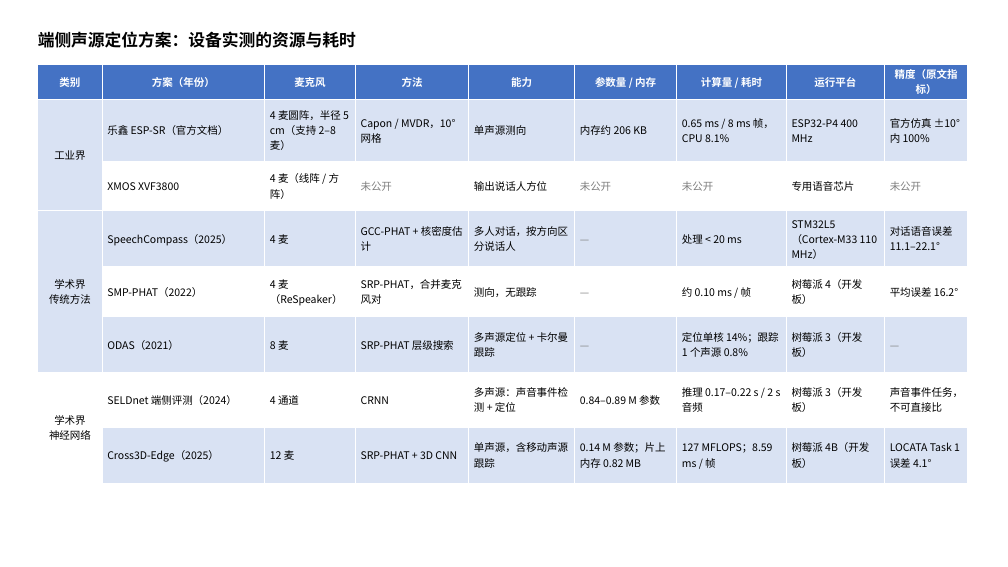
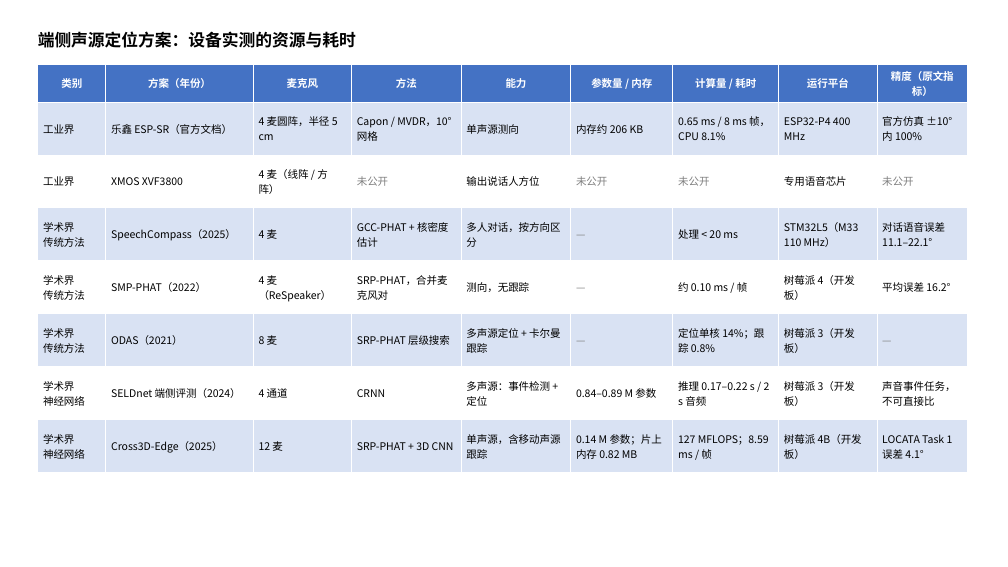
Before and after one commit to ZeroFoxxi/ssl-scene1, a slide deck: slide 2 of 竞品补充页_精简版.pptx. Drawn at 1008x567 pixels with LibreOffice and Linux fonts; fonts in the diff are those of the drawing. Boxes give left, top, right and bottom in pixels: in the first picture for what was removed or moved away, otherwise in the second. Text is boxed around its words. In the diff, an @@ line names an element or a change of style, - is before the commit and + after.

```diff
--- a/竞品补充页_精简版.pptx
+++ b/竞品补充页_精简版.pptx
@@ table at box(38, 64, 968, 463) @@
-row 2, column 3: 4 麦圆阵，半径 5 cm（支持 2–8 麦）
+row 2, column 3: 4 麦圆阵，半径 5 cm
-row 3, column 1: 
+row 3, column 1: 工业界
-row 4, column 5: 多人对话，按方向区分说话人
+row 4, column 5: 多人对话，按方向区分
-row 4, column 8: STM32L5（Cortex-M33 110 MHz）
+row 4, column 8: STM32L5（M33 110 MHz）
-row 5, column 1: 
+row 5, column 1: 学术界 / 传统方法
-row 6, column 1: 
+row 6, column 1: 学术界 / 传统方法
-row 6, column 7: 定位单核 14%；跟踪 1 个声源 0.8%
+row 6, column 7: 定位单核 14%；跟踪 0.8%
-row 7, column 5: 多声源：声音事件检测 + 定位
+row 7, column 5: 多声源：事件检测 + 定位
-row 8, column 1: 
+row 8, column 1: 学术界 / 神经网络
@@ alignment centre to left @@
```
Also in this commit, not shown: 1 other slide changed, 2 other files.
